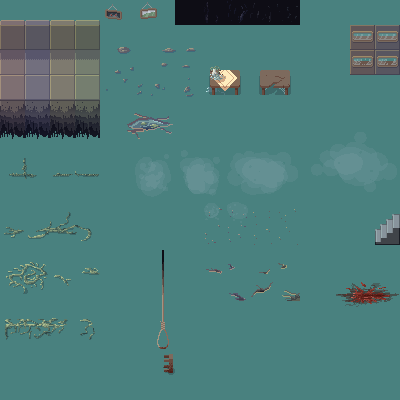
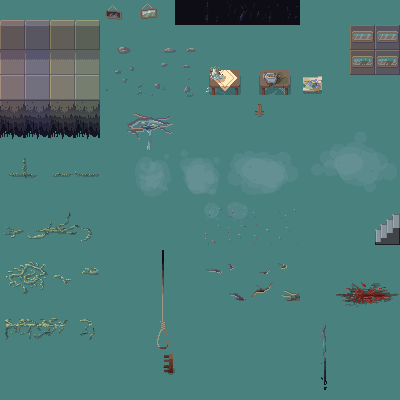
Layered file, before and after one edit (w=400, h=400). Changes by layer:
painted on "Calque 62" over <box>164,354,173,373</box>
added layer "Calque 87" (30%) in group "Eau" over <box>321,325,329,390</box>
added layer "Calque 86 Copie 5" (60%) in group "Eau" over <box>164,325,329,390</box>
added layer "Calque 86 Copie 4" (40%) in group "Eau" over <box>164,325,329,390</box>
added layer "Calque 86 Copie 3" (31%) in group "Eau" over <box>164,325,329,390</box>
added layer "Calque 86 Copie 2" (40%) in group "Eau" over <box>164,325,329,390</box>
added layer "Calque 86 Copie" (40%) in group "Eau" over <box>164,325,329,390</box>
added layer "Calque 86" (20%) in group "Eau" over <box>164,325,329,390</box>
painted on "Calque 52" over <box>147,131,329,389</box>
painted on "Calque 50" over <box>148,129,327,390</box>
painted on "Calque 49" over <box>145,129,329,390</box>
added group "Peinture" with 6 layers in group "Meubles" over <box>303,76,322,94</box>
added layer "Calque 81" (multiply, 30%) in group "Peinture" over <box>303,76,322,92</box>
added layer "Calque 82" in group "Peinture" over <box>303,79,321,90</box>
added layer "Calque 84" in group "Peinture" over <box>303,77,321,91</box>
added layer "Calque 80" in group "Peinture" over <box>303,76,322,91</box>
added layer "Calque 83" in group "Peinture" over <box>305,81,319,94</box>
added layer "Calque 85" (30%) in group "Peinture" over <box>303,86,322,94</box>
added layer "Calque 75" (multiply, 30%) in group "Table2" over <box>263,74,281,84</box>
added layer "Calque 79 Copie 2" (multiply, 30%) in group "Table2" over <box>263,72,286,86</box>
added layer "Calque 79 Copie" (multiply, 30%) in group "Table2" over <box>263,72,286,86</box>
added layer "Calque 79" (multiply, 30%) in group "Table2" over <box>263,72,286,86</box>
added layer "Calque 74" in group "Table2" over <box>263,73,280,84</box>
added layer "Calque 78" (multiply, 20%) in group "Table2" over <box>264,72,288,86</box>
…and 8 more changes (7 added, 1 painted)
